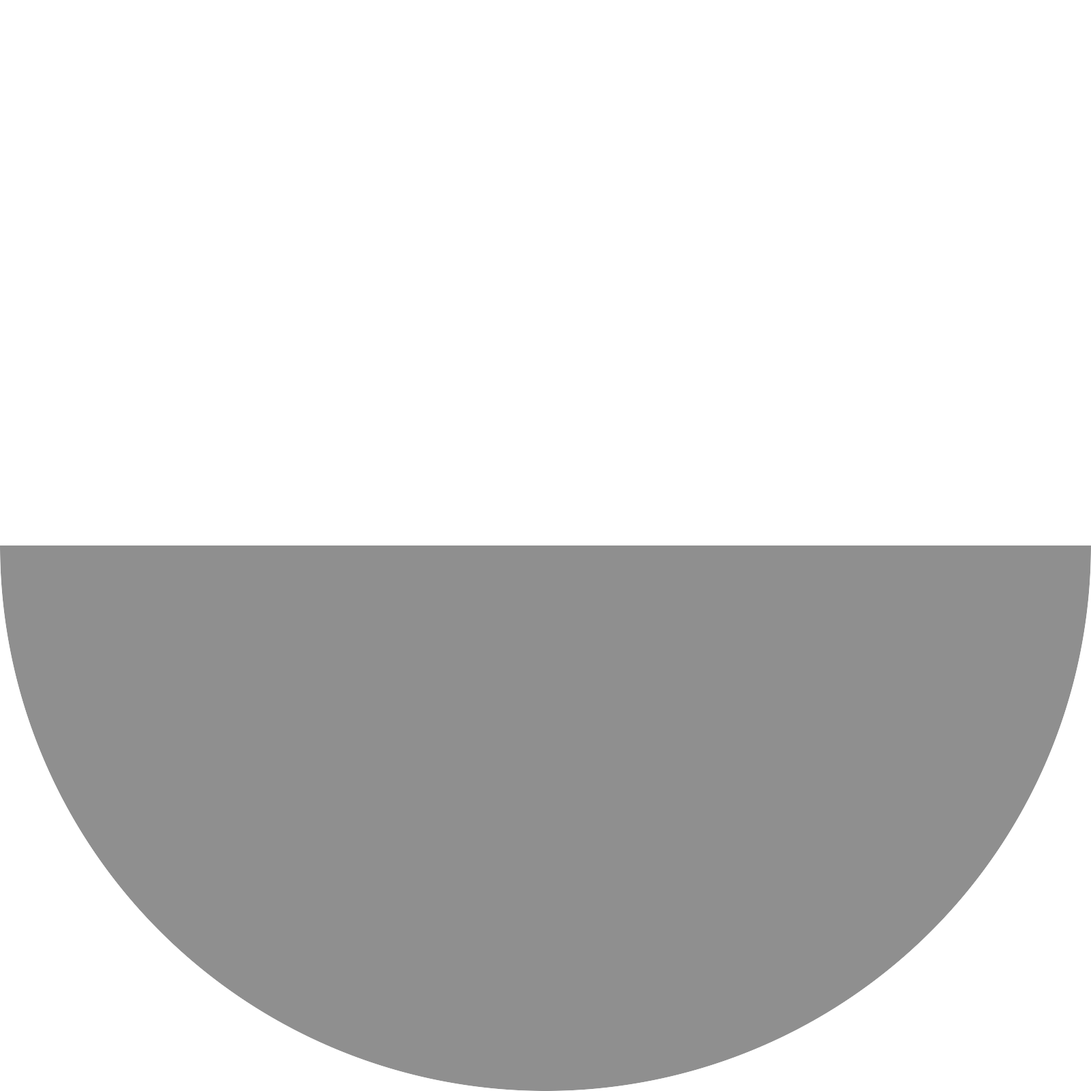
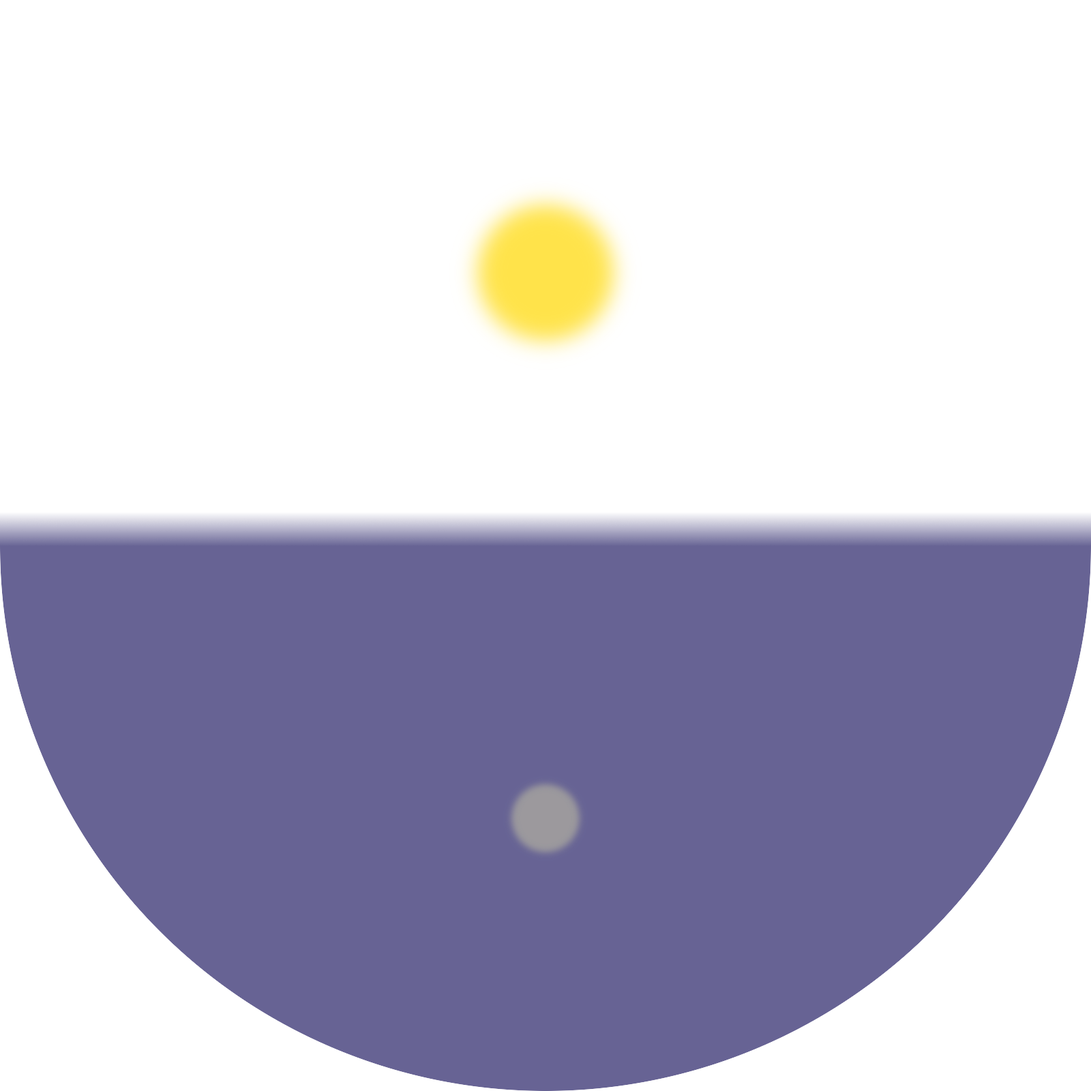
Comparing the layer stacks of the two 1091 × 1091 images. Changes:
removed layer "Tło" (was 44%) over [0,545,1091,1091]
added layer "Warstwa #2" (67%) above "Warstwa #1" over [502,775,589,862]
added layer "Warstwa #1" (71%) above "Warstwa" over [455,182,636,363]
added layer "Warstwa" (61%) over [0,513,1091,1091]
